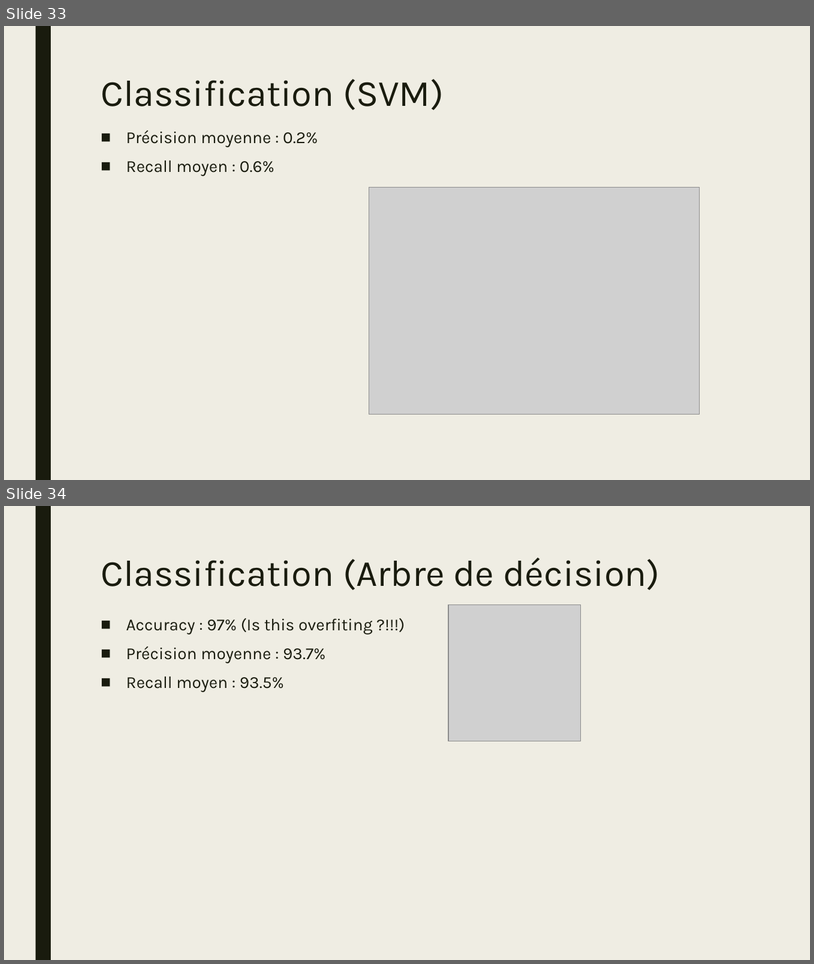
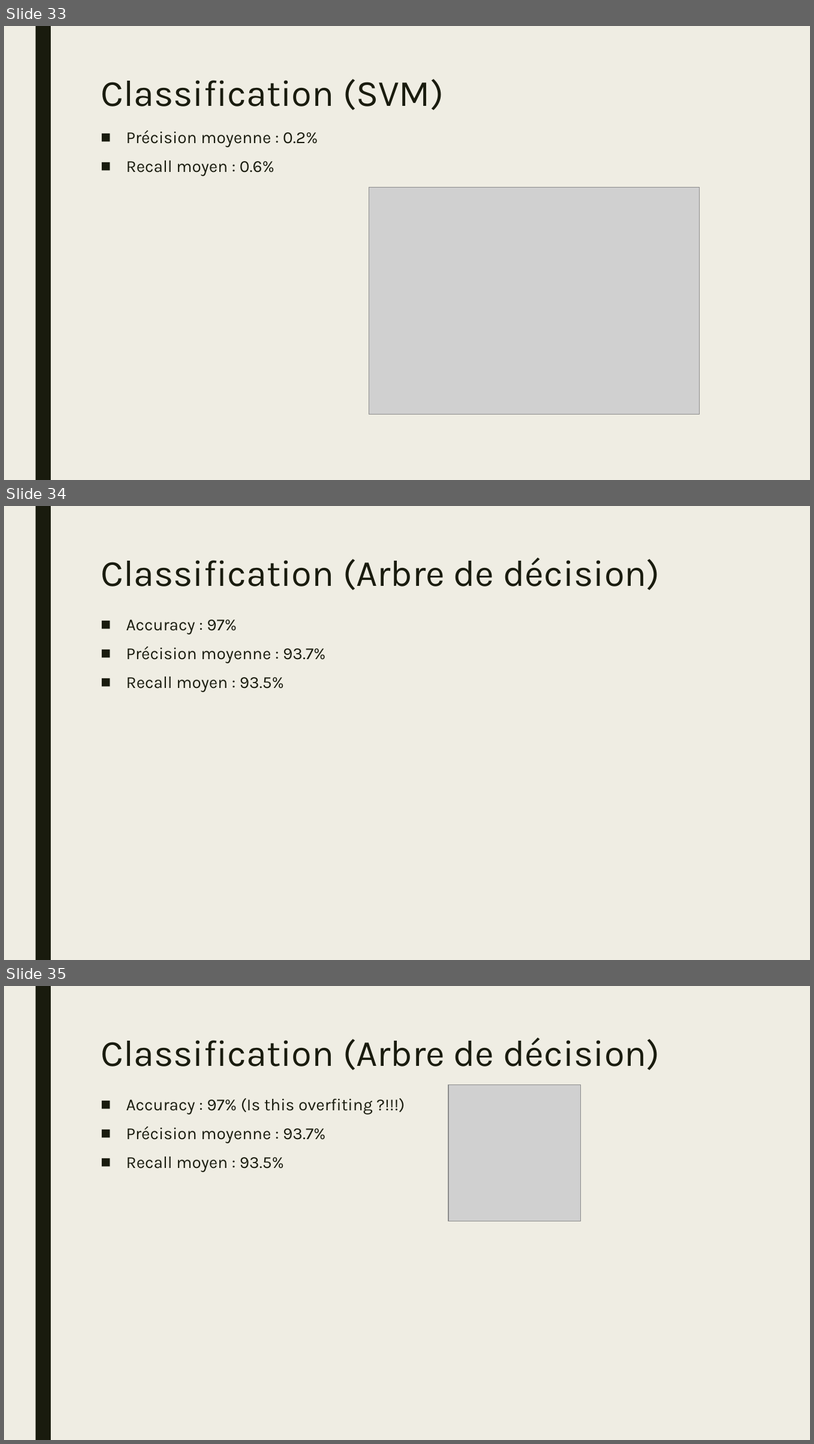
Before and after one commit to HamaniKhalil/black-friday-predict, a slide deck: presentation/fdd-hk-presentation-bf.pptx. Shown one above the other, each under a label of ours: slides 33 and 34 before the commit, slides 33, 34 and 35 after it. The pictures are 814x964 and 814x1444 pixels, drawn with LibreOffice and Linux fonts; fonts in the diff are those of the drawing; grey boxes stand for pictures. Boxes give left, top, right and bottom in pixels: in the first picture for what was removed or moved away, otherwise in the second. Text is boxed around its words. In the diff, an @@ line names an element or a change of style, - is before the commit and + after.

```diff
--- a/presentation/fdd-hk-presentation-bf.pptx
+++ b/presentation/fdd-hk-presentation-bf.pptx
@@ slide 34 added at box(4, 506, 810, 960), background #EFEDE3; not listed: 1 template element that a slide beside it also shows @@
@@ title added at box(101, 558, 660, 590), 44 pt, text #191B0E @@
+Classification (Arbre de décision)
@@ text added at box(126, 619, 326, 692), 20 pt, text #191B0E @@
+■ Accuracy : 97%
+■ Précision moyenne : 93.7%
+■ Recall moyen : 93.5%
@@ what was slide 34 is now slide 35 @@
```
Also in this commit, not shown: 10 slides changed, 1 other file.
